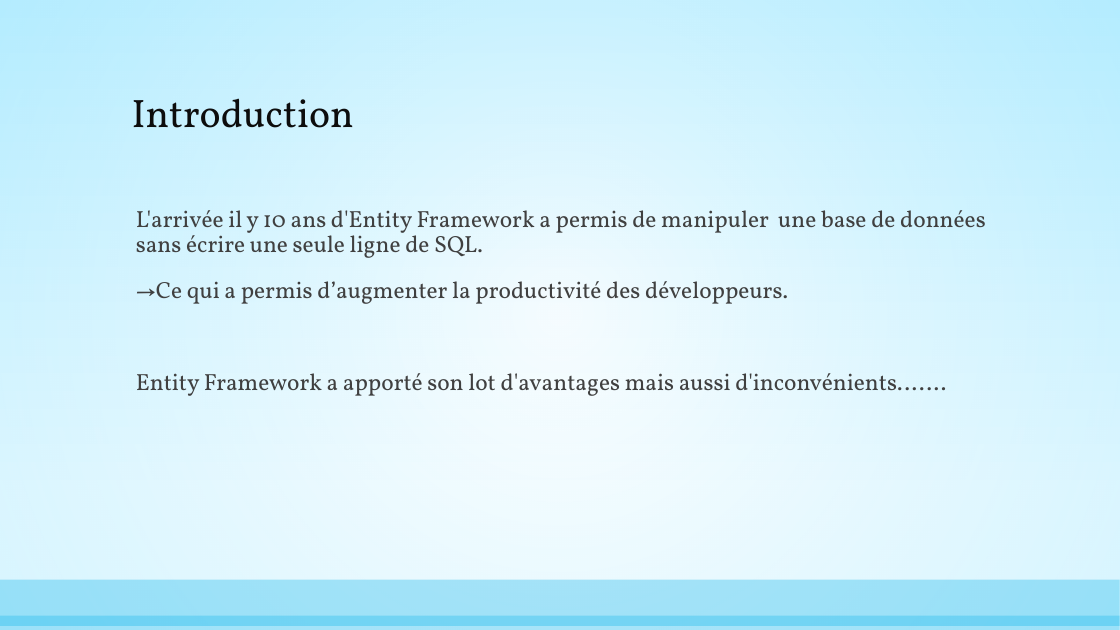
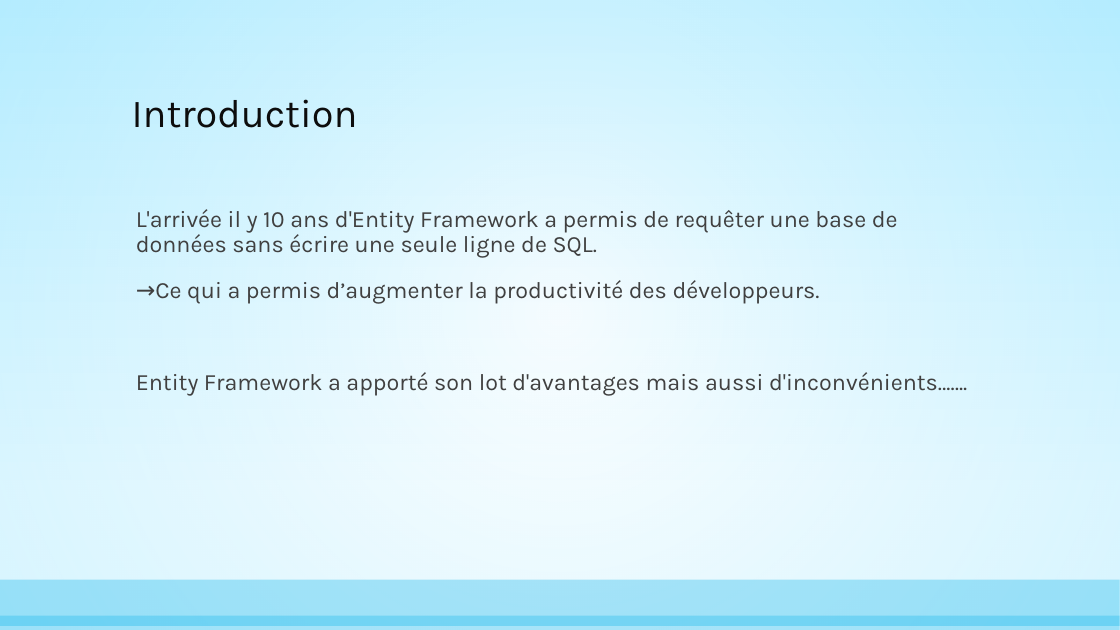
Before and after one commit to AnthonyGiretti/MicroOrmDemo.net, a slide deck: slide 2 of Items/Les Micro Orm, alternatives à Entity Framework.pptx. Drawn at 1120x630 pixels with LibreOffice and Linux fonts; fonts in the diff are those of the drawing. Boxes give left, top, right and bottom in pixels: in the first picture for what was removed or moved away, otherwise in the second. Text is boxed around its words. In the diff, an @@ line names an element or a change of style, - is before the commit and + after.

```diff
--- a/Items/Les Micro Orm, alternatives à Entity Framework.pptx
+++ b/Items/Les Micro Orm, alternatives à Entity Framework.pptx
@@ title "Introduction" at [132, 99, 358, 128]: font Vollkorn to Karla @@
@@ text at [136, 209, 898, 257]: text changed; font Vollkorn to Karla @@
-L'arrivée il y 10 ans d'Entity Framework a permis de manipuler une base de données sans écrire une seule ligne de SQL.
+L'arrivée il y 10 ans d'Entity Framework a permis de requêter une base de données sans écrire une seule ligne de SQL.
@@ text at [136, 280, 967, 396]: font Vollkorn to Karla in "→Ce qui a permis d’augmenter la productivité ...", "Entity Framework a apporté son lot d'avantages ..." @@
```
Also in this commit, not shown: 13 other slides changed, 6 slides added.
